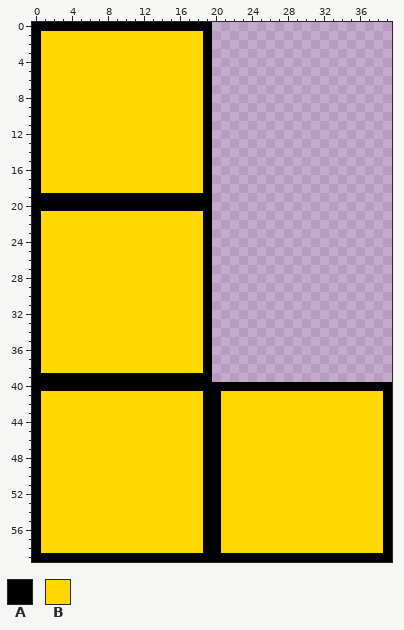
Two versions of one pixel-art sprite, pieces/3x1l.png. The picture above is the old version.
The file is 40x60 pixels.
Palette (. is transparent): A #000000  B #ffd800
Pixels before, first column x 0:
 0 AAAAAAAAAAAAAAAAAAAA....................
 1 ABBBBBBBBBBBBBBBBBBA....................
 2 ABBBBBBBBBBBBBBBBBBA....................
 3 ABBBBBBBBBBBBBBBBBBA....................
 4 ABBBBBBBBBBBBBBBBBBA....................
 5 ABBBBBBBBBBBBBBBBBBA....................
 6 ABBBBBBBBBBBBBBBBBBA....................
 7 ABBBBBBBBBBBBBBBBBBA....................
 8 ABBBBBBBBBBBBBBBBBBA....................
 9 ABBBBBBBBBBBBBBBBBBA....................
10 ABBBBBBBBBBBBBBBBBBA....................
11 ABBBBBBBBBBBBBBBBBBA....................
12 ABBBBBBBBBBBBBBBBBBA....................
13 ABBBBBBBBBBBBBBBBBBA....................
14 ABBBBBBBBBBBBBBBBBBA....................
15 ABBBBBBBBBBBBBBBBBBA....................
16 ABBBBBBBBBBBBBBBBBBA....................
17 ABBBBBBBBBBBBBBBBBBA....................
18 ABBBBBBBBBBBBBBBBBBA....................
19 AAAAAAAAAAAAAAAAAAAA....................
20 AAAAAAAAAAAAAAAAAAAA....................
21 ABBBBBBBBBBBBBBBBBBA....................
22 ABBBBBBBBBBBBBBBBBBA....................
23 ABBBBBBBBBBBBBBBBBBA....................
24 ABBBBBBBBBBBBBBBBBBA....................
25 ABBBBBBBBBBBBBBBBBBA....................
26 ABBBBBBBBBBBBBBBBBBA....................
27 ABBBBBBBBBBBBBBBBBBA....................
28 ABBBBBBBBBBBBBBBBBBA....................
29 ABBBBBBBBBBBBBBBBBBA....................
30 ABBBBBBBBBBBBBBBBBBA....................
31 ABBBBBBBBBBBBBBBBBBA....................
32 ABBBBBBBBBBBBBBBBBBA....................
33 ABBBBBBBBBBBBBBBBBBA....................
34 ABBBBBBBBBBBBBBBBBBA....................
35 ABBBBBBBBBBBBBBBBBBA....................
36 ABBBBBBBBBBBBBBBBBBA....................
37 ABBBBBBBBBBBBBBBBBBA....................
38 ABBBBBBBBBBBBBBBBBBA....................
39 AAAAAAAAAAAAAAAAAAAA....................
40 AAAAAAAAAAAAAAAAAAAAAAAAAAAAAAAAAAAAAAAA
41 ABBBBBBBBBBBBBBBBBBAABBBBBBBBBBBBBBBBBBA
42 ABBBBBBBBBBBBBBBBBBAABBBBBBBBBBBBBBBBBBA
43 ABBBBBBBBBBBBBBBBBBAABBBBBBBBBBBBBBBBBBA
44 ABBBBBBBBBBBBBBBBBBAABBBBBBBBBBBBBBBBBBA
45 ABBBBBBBBBBBBBBBBBBAABBBBBBBBBBBBBBBBBBA
46 ABBBBBBBBBBBBBBBBBBAABBBBBBBBBBBBBBBBBBA
47 ABBBBBBBBBBBBBBBBBBAABBBBBBBBBBBBBBBBBBA
48 ABBBBBBBBBBBBBBBBBBAABBBBBBBBBBBBBBBBBBA
49 ABBBBBBBBBBBBBBBBBBAABBBBBBBBBBBBBBBBBBA
50 ABBBBBBBBBBBBBBBBBBAABBBBBBBBBBBBBBBBBBA
51 ABBBBBBBBBBBBBBBBBBAABBBBBBBBBBBBBBBBBBA
52 ABBBBBBBBBBBBBBBBBBAABBBBBBBBBBBBBBBBBBA
53 ABBBBBBBBBBBBBBBBBBAABBBBBBBBBBBBBBBBBBA
54 ABBBBBBBBBBBBBBBBBBAABBBBBBBBBBBBBBBBBBA
55 ABBBBBBBBBBBBBBBBBBAABBBBBBBBBBBBBBBBBBA
56 ABBBBBBBBBBBBBBBBBBAABBBBBBBBBBBBBBBBBBA
57 ABBBBBBBBBBBBBBBBBBAABBBBBBBBBBBBBBBBBBA
58 ABBBBBBBBBBBBBBBBBBAABBBBBBBBBBBBBBBBBBA
59 AAAAAAAAAAAAAAAAAAAAAAAAAAAAAAAAAAAAAAAA
The same view after the edit:
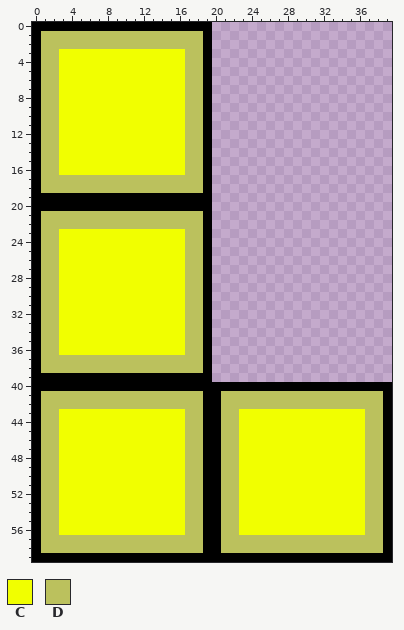
Colours new in this view: C #f1ff00  D #bbc15d
Difference:
Changed rows in their new state; - is an unchanged pixel.
first column x 1:
 1 DDDDDDDDDDDDDDDDDD--------------------
 2 DDDDDDDDDDDDDDDDDD--------------------
 3 DDCCCCCCCCCCCCCCDD--------------------
 4 DDCCCCCCCCCCCCCCDD--------------------
 5 DDCCCCCCCCCCCCCCDD--------------------
 6 DDCCCCCCCCCCCCCCDD--------------------
 7 DDCCCCCCCCCCCCCCDD--------------------
 8 DDCCCCCCCCCCCCCCDD--------------------
 9 DDCCCCCCCCCCCCCCDD--------------------
10 DDCCCCCCCCCCCCCCDD--------------------
11 DDCCCCCCCCCCCCCCDD--------------------
12 DDCCCCCCCCCCCCCCDD--------------------
13 DDCCCCCCCCCCCCCCDD--------------------
14 DDCCCCCCCCCCCCCCDD--------------------
15 DDCCCCCCCCCCCCCCDD--------------------
16 DDCCCCCCCCCCCCCCDD--------------------
17 DDDDDDDDDDDDDDDDDD--------------------
18 DDDDDDDDDDDDDDDDDD--------------------
21 DDDDDDDDDDDDDDDDDD--------------------
22 DDDDDDDDDDDDDDDDDD--------------------
23 DDCCCCCCCCCCCCCCDD--------------------
24 DDCCCCCCCCCCCCCCDD--------------------
25 DDCCCCCCCCCCCCCCDD--------------------
26 DDCCCCCCCCCCCCCCDD--------------------
27 DDCCCCCCCCCCCCCCDD--------------------
28 DDCCCCCCCCCCCCCCDD--------------------
29 DDCCCCCCCCCCCCCCDD--------------------
30 DDCCCCCCCCCCCCCCDD--------------------
31 DDCCCCCCCCCCCCCCDD--------------------
32 DDCCCCCCCCCCCCCCDD--------------------
33 DDCCCCCCCCCCCCCCDD--------------------
34 DDCCCCCCCCCCCCCCDD--------------------
35 DDCCCCCCCCCCCCCCDD--------------------
36 DDCCCCCCCCCCCCCCDD--------------------
37 DDDDDDDDDDDDDDDDDD--------------------
38 DDDDDDDDDDDDDDDDDD--------------------
41 DDDDDDDDDDDDDDDDDD--DDDDDDDDDDDDDDDDDD
42 DDDDDDDDDDDDDDDDDD--DDDDDDDDDDDDDDDDDD
43 DDCCCCCCCCCCCCCCDD--DDCCCCCCCCCCCCCCDD
44 DDCCCCCCCCCCCCCCDD--DDCCCCCCCCCCCCCCDD
45 DDCCCCCCCCCCCCCCDD--DDCCCCCCCCCCCCCCDD
46 DDCCCCCCCCCCCCCCDD--DDCCCCCCCCCCCCCCDD
47 DDCCCCCCCCCCCCCCDD--DDCCCCCCCCCCCCCCDD
48 DDCCCCCCCCCCCCCCDD--DDCCCCCCCCCCCCCCDD
49 DDCCCCCCCCCCCCCCDD--DDCCCCCCCCCCCCCCDD
50 DDCCCCCCCCCCCCCCDD--DDCCCCCCCCCCCCCCDD
51 DDCCCCCCCCCCCCCCDD--DDCCCCCCCCCCCCCCDD
52 DDCCCCCCCCCCCCCCDD--DDCCCCCCCCCCCCCCDD
53 DDCCCCCCCCCCCCCCDD--DDCCCCCCCCCCCCCCDD
54 DDCCCCCCCCCCCCCCDD--DDCCCCCCCCCCCCCCDD
55 DDCCCCCCCCCCCCCCDD--DDCCCCCCCCCCCCCCDD
56 DDCCCCCCCCCCCCCCDD--DDCCCCCCCCCCCCCCDD
57 DDDDDDDDDDDDDDDDDD--DDDDDDDDDDDDDDDDDD
58 DDDDDDDDDDDDDDDDDD--DDDDDDDDDDDDDDDDDD
Boxes around the changes in both pictures, in picture pixels (x1, y1, x2, y2):
changed: (41, 31, 383, 553)
